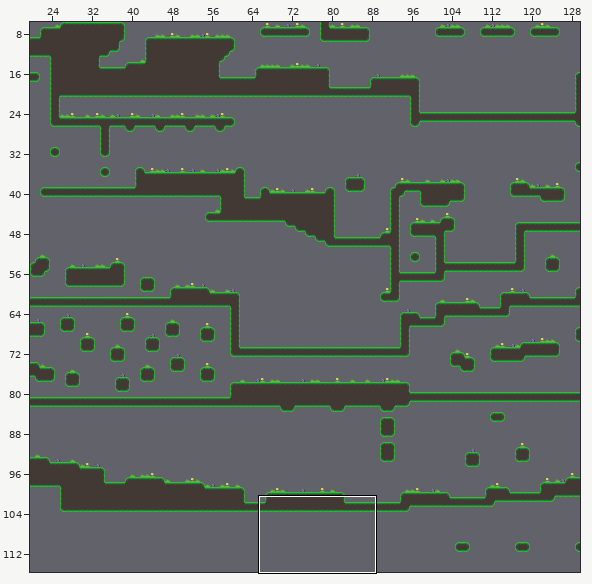
Tiled map: assets/maps/dimension_one.tmx. Above: a wide view before the commit, with the close-up outlined.
Close-up. Before the commit:
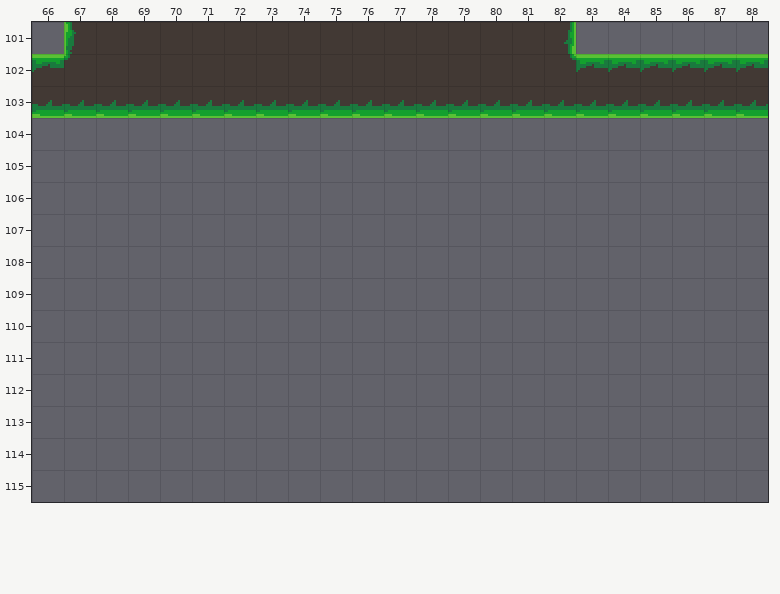
Cells are 16x16 px. Shown: x 66..88, y 101..115. The commit also changed other parts of the map, which this record leaves out.
Once edited:
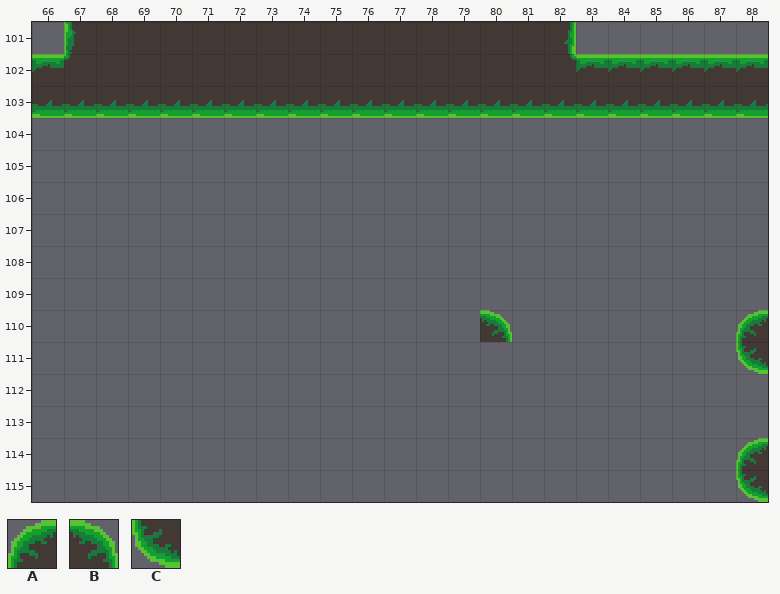
Key: from "parallel-dimension": A 0 "tile", B 2 "tile", C 8 "tile".
_ is an empty cell, . an unchanged one.
What changed:
--- layer "terrain"
@@ x 80..88 @@
-110 _......._
-111 ........_
+110 B.......A
+111 ........C
@@ x 88..88 @@
-114 _
-115 _
+114 A
+115 C
Boxes around the changes in both close-ups, in picture pixels (x1, y1, x2, y2):
added: (480, 310, 512, 342)
added: (736, 310, 768, 374)
added: (736, 438, 768, 502)
